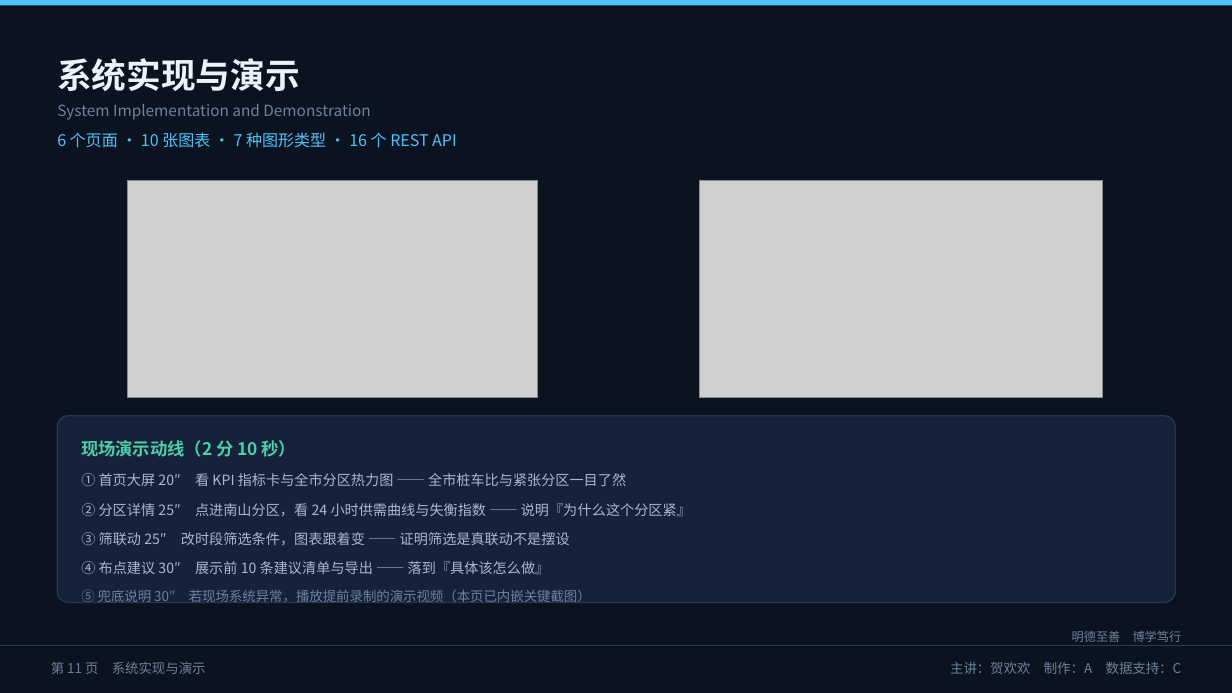
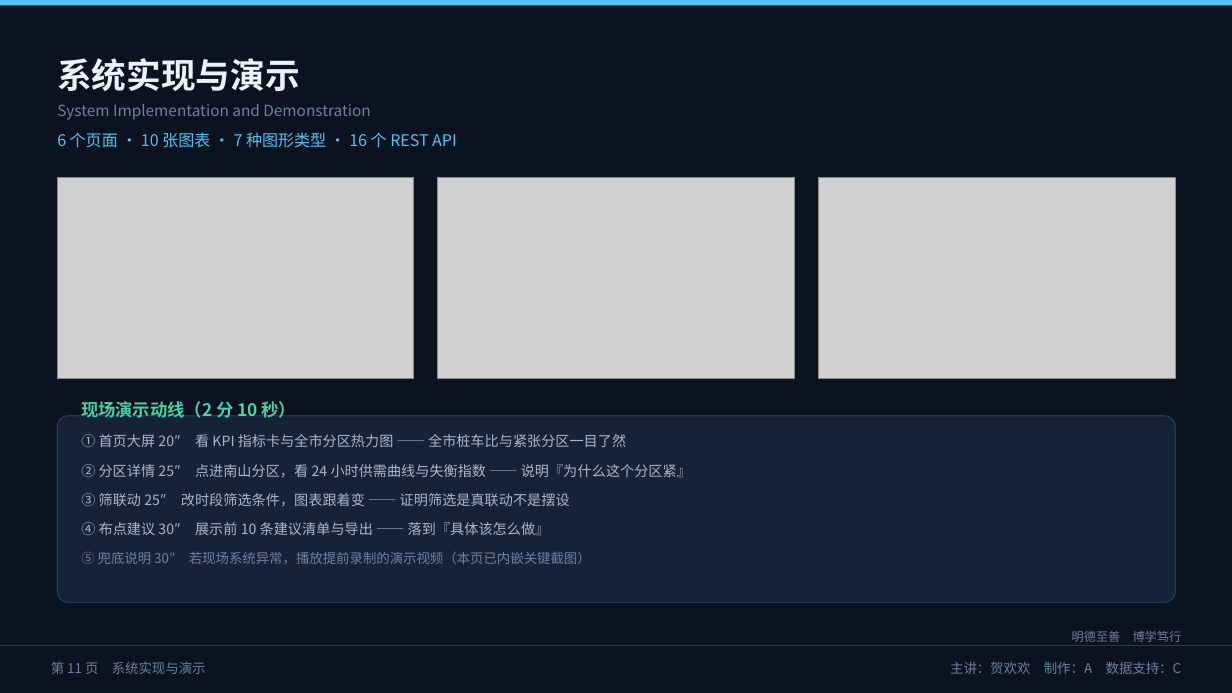
Before and after one commit to pengzhongyan01/urbanev-charge-analysis, a slide deck: slide 11 of docs/ppt/第02组_城市充电桩数据分析系统_答辩PPT.pptx. Drawn at 1232x693 pixels with LibreOffice and Linux fonts; fonts in the diff are those of the drawing; grey boxes stand for pictures. Boxes give left, top, right and bottom in pixels: in the first picture for what was removed or moved away, otherwise in the second. Text is boxed around its words. In the diff, an @@ line names an element or a change of style, - is before the commit and + after.

Commit message:
[A] 组长盘点：36/36 验收项达标 + PPT姓名/截图修复 + 完成度盘点脚本
盘点发现并修复：
- PPT 7 处「杨珊珊」未随全仓统一修正 → fix_ppt_name.py（封面/分工页/尾页）
- PPT 第11页只有 2 张系统截图（老师清单要求 3 张）→ 重排三图并排
- 后端首次验证可打包：mvn package 成功出 38MB jar，7 个单测全过，jar 入提交包
- 提交包 03.视频补入成片与说明；04.实验报告补说明.md（本次范围外）
- 新增 scripts/audit_completion.py：按老师验收清单逐条实测仓库实况（36 项）

★ 重要：作业内容/检查交付物.py 显示的 57% 是**收件箱**统计（会误导），
  真实产出早已合并进仓库。已在盘点报告里标明，避免组长误判组员进度。

产出：docs/交付/组长盘点报告_11-25.md
- 36/36 项验收实测结果
- 本次修复的 P0/P1 问题清单
- 还需做的 4 件事（zip首字母待确认 / 实验报告 / 真人配音 / 目录页码）
- 收尾时间表 + 可直接转发给组员的话

```diff
--- a/docs/ppt/第02组_城市充电桩数据分析系统_答辩PPT.pptx
+++ b/docs/ppt/第02组_城市充电桩数据分析系统_答辩PPT.pptx
@@ picture: place and size @@
-picture at (128, 180, 538, 397)
+picture at (57, 177, 414, 379)
@@ picture added at (438, 177, 795, 379) @@
@@ picture: place and size @@
-picture at (700, 180, 1103, 397)
+picture at (819, 177, 1176, 379)
@@ text "现场演示动线（2 分 10 秒）": place and size @@
-text "现场演示动线（2 分 10 秒）" at (81, 440, 297, 457)
+text "现场演示动线（2 分 10 秒）" at (81, 401, 297, 418)
@@ text "① 首页大屏 20″ 看 KPI ...": place and size @@
-text "① 首页大屏 20″ 看 KPI ..." at (81, 473, 691, 602)
+text "① 首页大屏 20″ 看 KPI ..." at (81, 434, 691, 564)
```
Also in this commit, not shown: 5 other slides changed, 20 other files.
